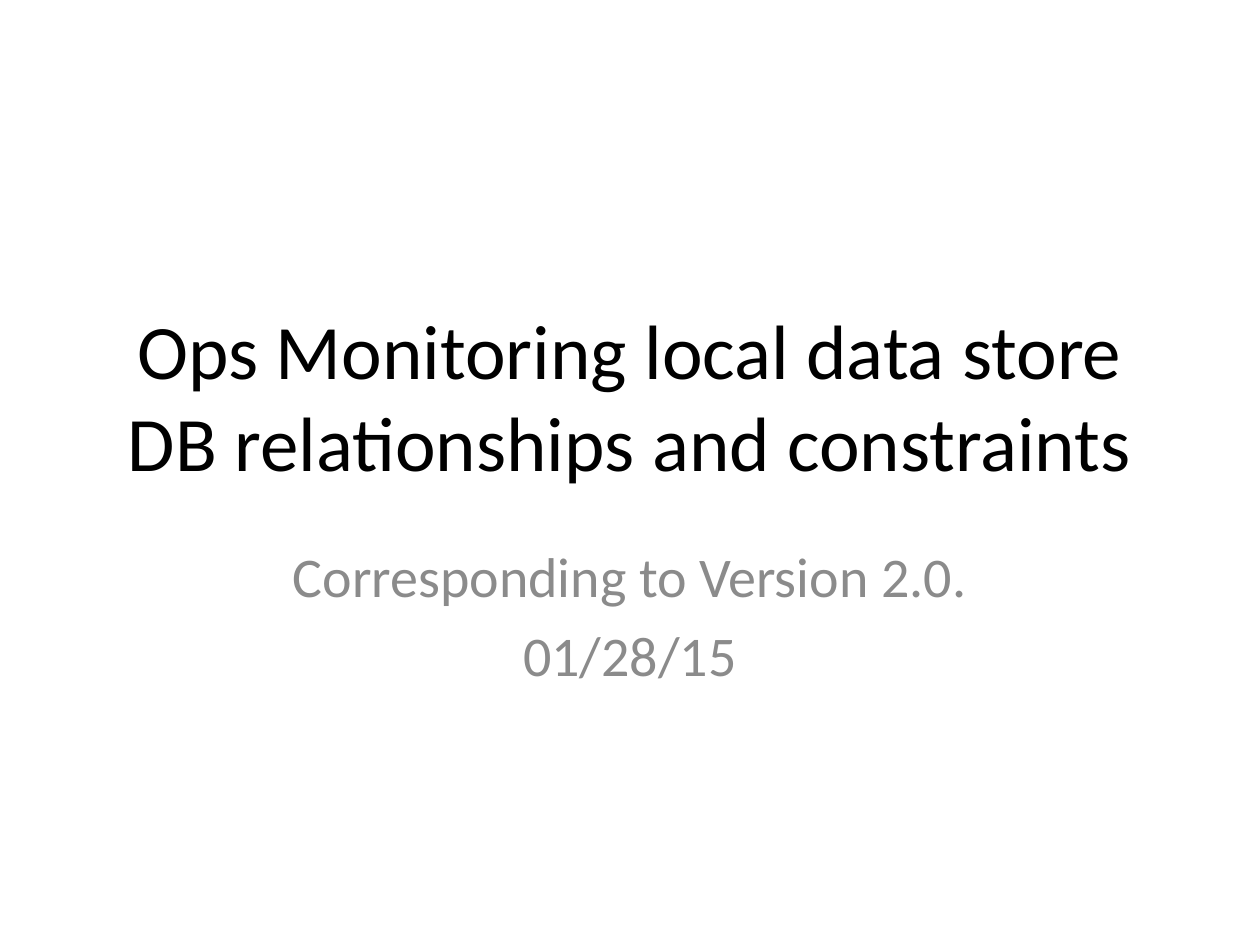
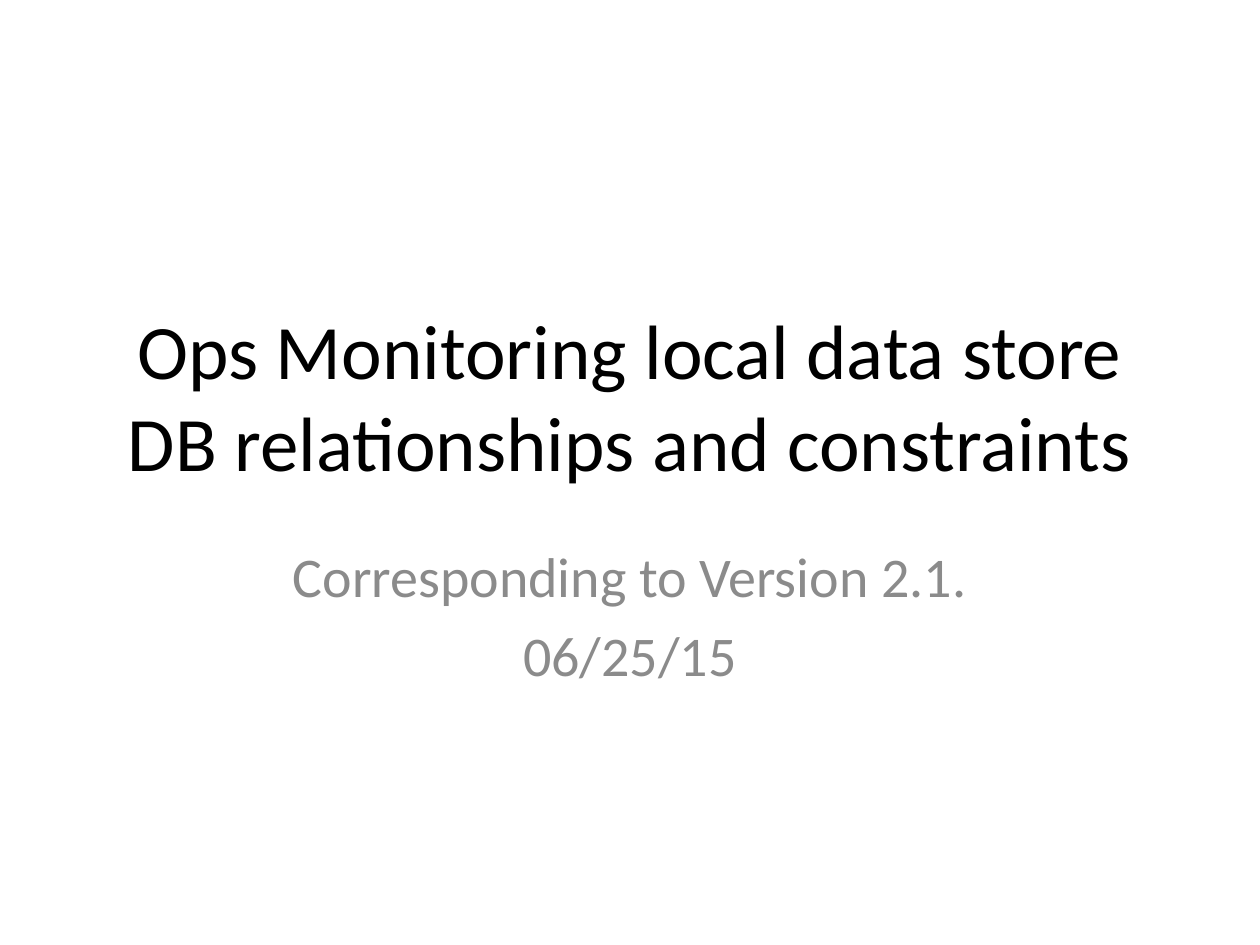
Before and after one commit to tcmitchell/geni-ops-monitoring, a slide deck: slide 1 of doc/slides/Ops Monitoring Tables relations.pptm. Drawn at 1260x945 pixels with LibreOffice and Linux fonts; fonts in the diff are those of the drawing. Boxes give left, top, right and bottom in pixels: in the first picture for what was removed or moved away, otherwise in the second. Text is boxed around its words. In the diff, an @@ line names an element or a change of style, - is before the commit and + after.

```diff
--- a/doc/slides/Ops Monitoring Tables relations.pptm
+++ b/doc/slides/Ops Monitoring Tables relations.pptm
@@ subtitle at <box>293,558,966,679</box>: text changed @@
-Corresponding to Version 2.0.
-01/28/15
+Corresponding to Version 2.1.
+06/25/15
```
Also in this commit, not shown: 9 other slides changed.
